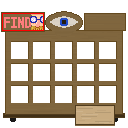
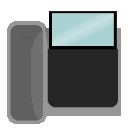
Two versions of the same layered image (128 × 128). Layer-by-layer changes:
renamed "Layer 7" to "Layer 11", opacity 100% → 70%, painted on it over left=22, top=11, right=117, bottom=50
painted on "Layer 8" over left=7, top=11, right=125, bottom=124
removed layer "Layer 5" over left=1, top=12, right=45, bottom=32
removed layer "Layer 3" over left=2, top=11, right=126, bottom=126
removed layer "Layer 4" over left=10, top=116, right=118, bottom=122
